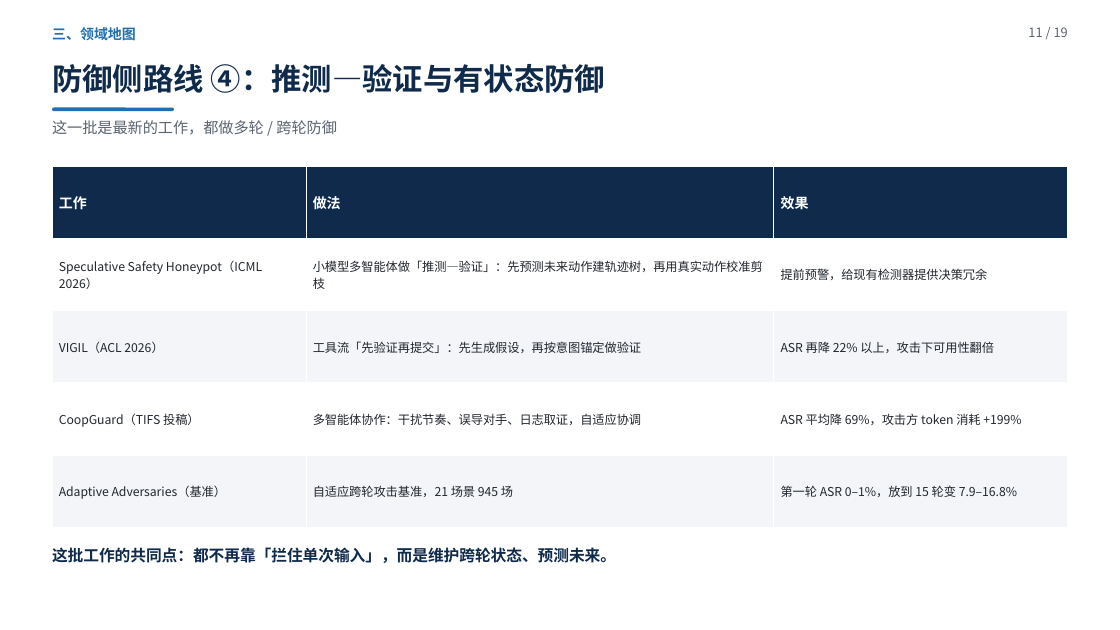
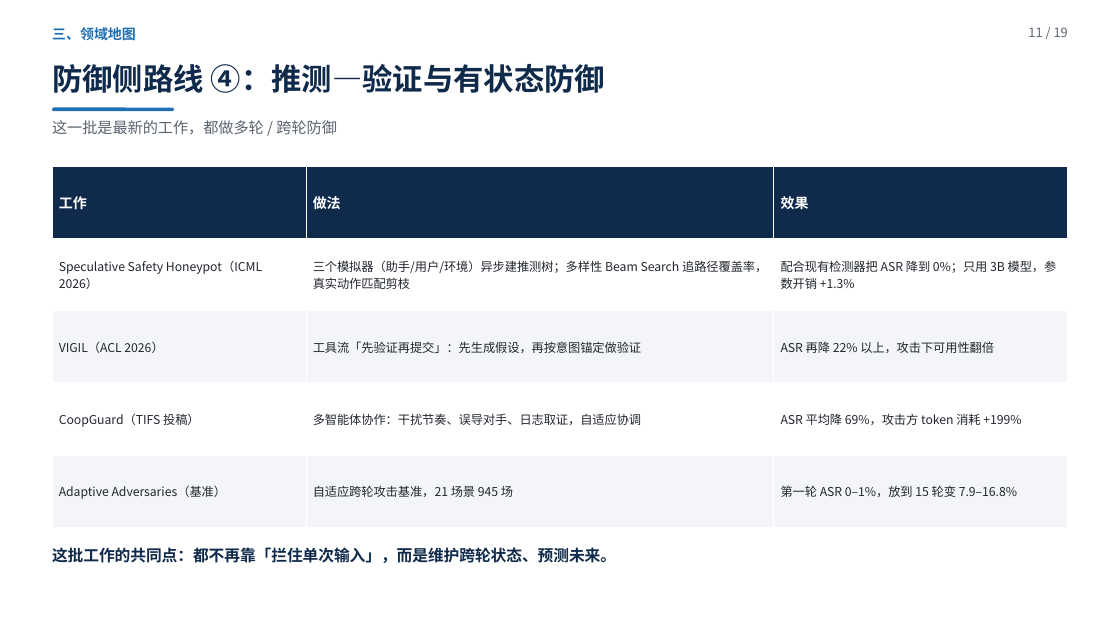
Before and after one commit to yiiiiiii1/multi-agent-remote-sensing, a slide deck: slide 11 of 阶段2-卫星多智能体防御/presentations/新方向调研汇报.pptx. Drawn at 1120x630 pixels with LibreOffice and Linux fonts; fonts in the diff are those of the drawing. Boxes give left, top, right and bottom in pixels: in the first picture for what was removed or moved away, otherwise in the second. Text is boxed around its words. In the diff, an @@ line names an element or a change of style, - is before the commit and + after.

```diff
--- a/阶段2-卫星多智能体防御/presentations/新方向调研汇报.pptx
+++ b/阶段2-卫星多智能体防御/presentations/新方向调研汇报.pptx
@@ table at (52,166,1068,528) @@
-row 2, column 2: 小模型多智能体做「推测—验证」：先预测未来动作建轨迹树，再用真实动作校准剪枝
+row 2, column 2: 三个模拟器（助手/用户/环境）异步建推测树；多样性 Beam Search 追路径覆盖率，真实动作匹配剪枝
-row 2, column 3: 提前预警，给现有检测器提供决策冗余
+row 2, column 3: 配合现有检测器把 ASR 降到 0%；只用 3B 模型，参数开销 +1.3%
```
Also in this commit, not shown: 4 other slides changed, 4 other files.
